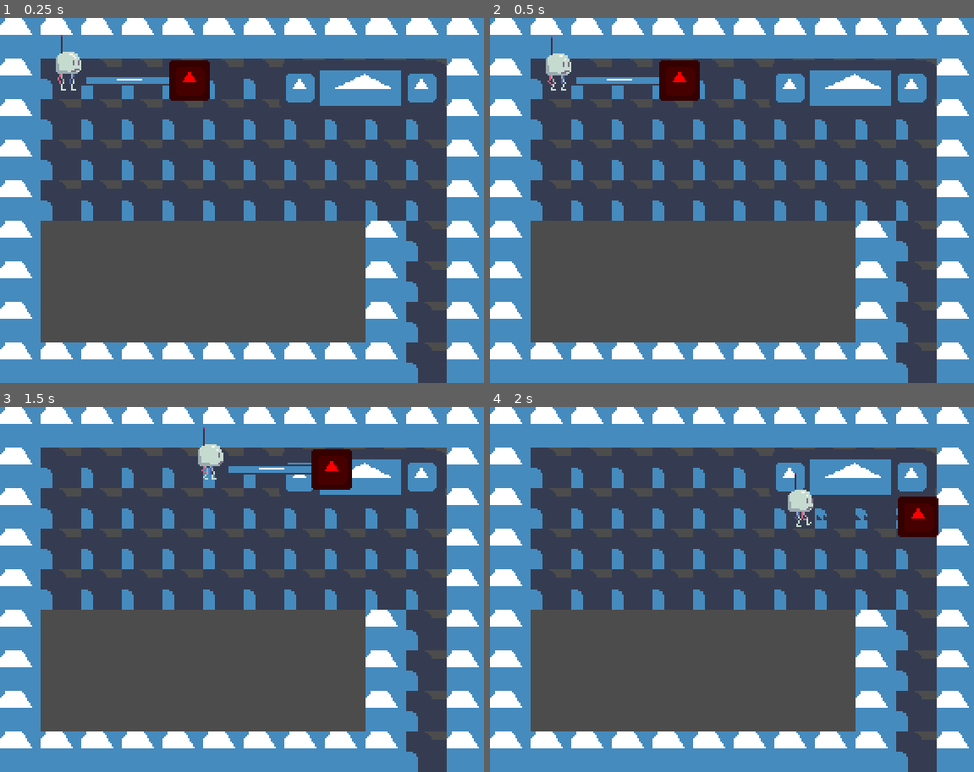
Above: before the commit, frames 1-4 (two rows, left to right).
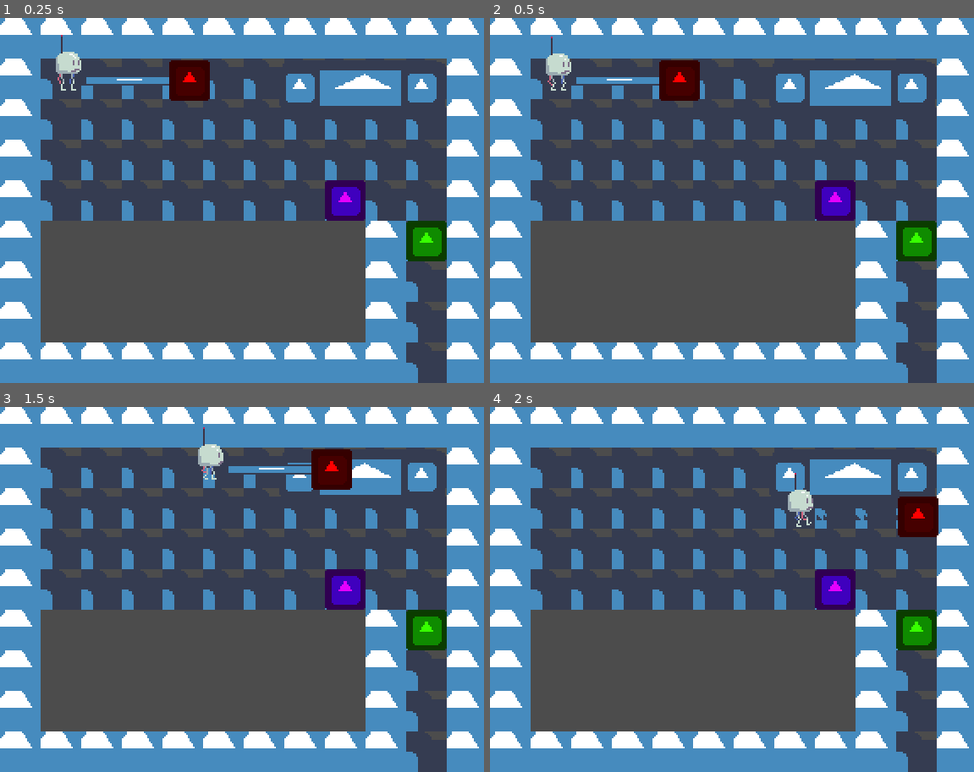
Above: after the commit, the same moments.

Repository: lilizoey/GMTK-jam-2021
Game: Godot game, scene res://Stages/Stage1.tscn
Same seed, same stepped clock (60 frames per second), same inputs: the game is played once before the commit and once after it. This scene is started directly instead of the project's main scene. The engine's default icon, where the game draws it, is replaced by a stand-in: a white triangle on a blue panel in a dark square.
Inputs:
- Up to frame 1 (0.25 s): no input
- Up to frame 2 (0.5 s): no input
- Up to frame 3 (1.5 s): tap Enter at 0.5 s; hold D (move_right) from 0.53 s (still down); tap W (move_up) at 0.77 s
- Up to frame 4 (2 s): keep holding D (move_right); tap W (move_up) at 1.52 s

The runs differ from the first frame. In frame 1, 1.9% of the frame differs, in the area x 67-93%, y 44-67%; in frame 2, 1.9%; in frame 3, 1.9%; in frame 4, 1.9%.

Commit message:
add door

Diff:
--- a/Objects/Button.gd
+++ b/Objects/Button.gd
@@ -1,12 +1,42 @@
+class_name FloorButton
 extends Area2D
 
+enum Types {
+	toggled,
+	held,
+	once
+}
+export(Types) var type = Types.held
+
+var on := false
+
+signal turned_on(body)
+signal turned_off(body)
+
+func _on_body_entered(body):
+	if body.is_in_group("Player"):
+		match type:
+			Types.toggled:
+				if on:
+					emit_signal("turned_off", body)
+				else:
+					emit_signal("turned_on", body)
+				on = not on
+			Types.held:
+				emit_signal("turned_on", body)
+				on = true
+			Types.once:
+				emit_signal("turned_on", body)
+				on = true
 
 
-# Called when the node enters the scene tree for the first time.
-func _ready():
-	pass # Replace with function body.
-
-
-# Called every frame. 'delta' is the elapsed time since the previous frame.
-#func _process(delta):
-#	pass
+func _on_body_exited(body):
+	if body.is_in_group("Player"):
+		match type:
+			Types.toggled:
+				pass
+			Types.held:
+				emit_signal("turned_off", body)
+				on = false
+			Types.once:
+				pass
--- a/Objects/Button.tscn
+++ b/Objects/Button.tscn
@@ -7,11 +7,16 @@
 extents = Vector2( 12, 12 )
 
 [node name="Button" type="Area2D"]
+collision_layer = 8
 script = ExtResource( 1 )
 
 [node name="CollisionShape2D" type="CollisionShape2D" parent="."]
 shape = SubResource( 1 )
 
 [node name="Sprite" type="Sprite" parent="."]
+modulate = Color( 0.898039, 0, 1, 1 )
 scale = Vector2( 0.375, 0.375 )
 texture = ExtResource( 2 )
+
+[connection signal="body_entered" from="." to="." method="_on_body_entered"]
+[connection signal="body_exited" from="." to="." method="_on_body_exited"]
--- /dev/null
+++ b/Objects/Door.gd
@@ -0,0 +1,77 @@
+extends Node2D
+
+enum Type {
+	logical_or,
+	logical_and,
+	logical_xor
+}
+
+export var is_open := false
+export(Type) var type
+export(Array, NodePath) var button_paths
+var buttons := []
+
+
+# Called when the node enters the scene tree for the first time.
+func _ready():
+	for path in button_paths:
+		buttons.append(get_node(path))
+
+	for button in buttons:
+		button.connect("turned_on", self, "_on_Button_turned_on", [button])
+		button.connect("turned_off", self, "_on_Button_turned_off", [button])
+
+func check_or() -> bool:
+	for button in buttons:
+		if button.on:
+			return true
+	return false
+
+func check_and() -> bool:
+	for button in buttons:
+		if not button.on:
+			return false
+	return true
+
+func check_xor() -> bool:
+	var trues := 0
+	for button in buttons:
+		if button.on:
+			trues += 1
+	return trues % 2 == 1
+
+
+func _on_Button_turned_on(body, button):
+	var do_open = false
+	match type:
+		Type.logical_and:
+			do_open = check_and()
+		Type.logical_or:
+			do_open = check_or()
+		Type.logical_xor:
+			do_open = check_xor()
+
+	if do_open and not is_open:
+		open()
+
+func _on_Button_turned_off(body, button):
+	var do_close = false
+	match type:
+		Type.logical_and:
+			do_close = not check_and()
+		Type.logical_or:
+			do_close = not check_or()
+		Type.logical_xor:
+			do_close = not check_xor()
+	if do_close and is_open:
+		close()
+
+func open():
+	visible = false
+	$StaticBody2D/CollisionShape2D.call_deferred("set_disabled", true)
+	is_open = true
+
+func close():
+	visible = true
+	$StaticBody2D/CollisionShape2D.call_deferred("set_disabled", false)
+	is_open = true
--- /dev/null
+++ b/Objects/Door.tscn
@@ -0,0 +1,22 @@
+[gd_scene load_steps=4 format=2]
+
+[ext_resource path="res://icon.png" type="Texture" id=1]
+[ext_resource path="res://Objects/Door.gd" type="Script" id=2]
+
+[sub_resource type="RectangleShape2D" id=1]
+extents = Vector2( 12, 12 )
+
+[node name="Door" type="Node2D"]
+script = ExtResource( 2 )
+
+[node name="StaticBody2D" type="StaticBody2D" parent="."]
+collision_layer = 2
+collision_mask = 0
+
+[node name="CollisionShape2D" type="CollisionShape2D" parent="StaticBody2D"]
+shape = SubResource( 1 )
+
+[node name="Sprite" type="Sprite" parent="."]
+modulate = Color( 0.219608, 1, 0, 1 )
+scale = Vector2( 0.375, 0.375 )
+texture = ExtResource( 1 )
--- a/Stages/Stage1.tscn
+++ b/Stages/Stage1.tscn
@@ -6,6 +6,8 @@
 [ext_resource path="res://Stages/Stage.gd" type="Script" id=4]
 [ext_resource path="res://UI/StageFinished.tscn" type="PackedScene" id=5]
 [ext_resource path="res://Objects/LinkageChanger.tscn" type="PackedScene" id=6]
+[ext_resource path="res://Objects/Door.tscn" type="PackedScene" id=7]
+[ext_resource path="res://Objects/Button.tscn" type="PackedScene" id=8]
 
 [sub_resource type="ConvexPolygonShape2D" id=1]
 points = PoolVector2Array( 24, 24, 0, 24, 0, 0, 24, 0 )
@@ -101,6 +103,14 @@
 [node name="StageFinished" parent="UI" instance=ExtResource( 5 )]
 visible = false
 
+[node name="Door" parent="." instance=ExtResource( 7 )]
+position = Vector2( 252, 132 )
+button_paths = [ NodePath("../Button") ]
+
+[node name="Button" parent="." instance=ExtResource( 8 )]
+position = Vector2( 204, 108 )
+type = 2
+
 [node name="LinkageChanger" parent="." instance=ExtResource( 6 )]
 position = Vector2( 213, 41 )
 
--- a/project.godot
+++ b/project.godot
@@ -7,6 +7,16 @@
 ;   param=value ; assign values to parameters
 
 config_version=4
+
+_global_script_classes=[ {
+"base": "Area2D",
+"class": "FloorButton",
+"language": "GDScript",
+"path": "res://Objects/Button.gd"
+} ]
+_global_script_class_icons={
+"FloorButton": ""
+}
 
 [application]
 
Not shown: 1 places in Stages/Stage1.tscn that only renumber resources
